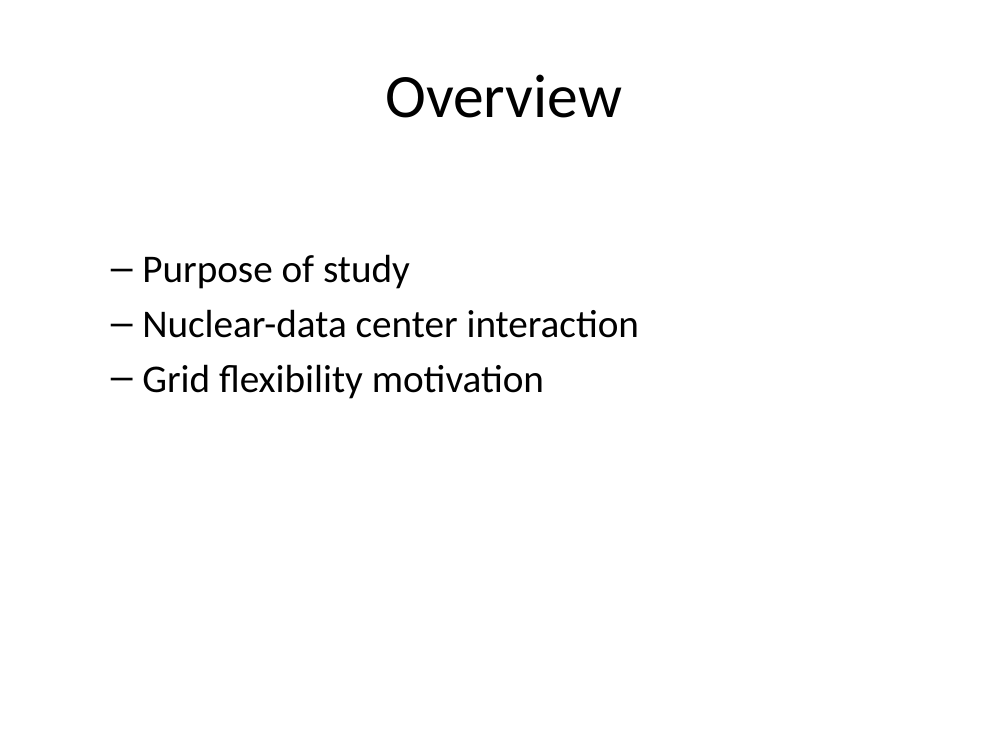
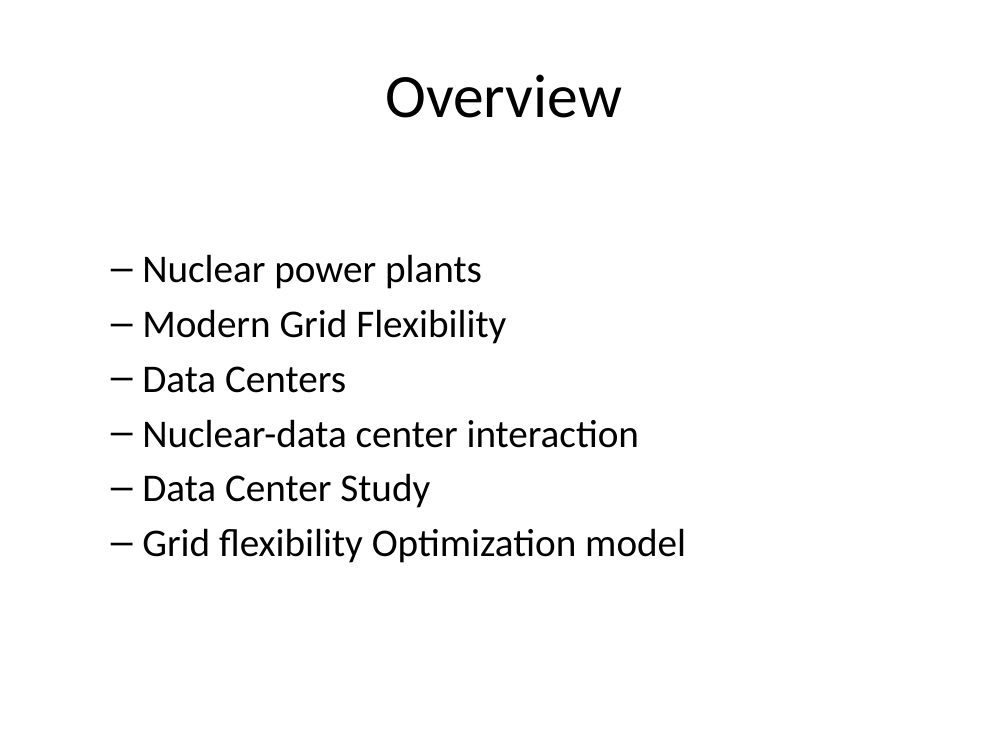
Before and after one commit to RFAedu/EECE6370_Report002, a slide deck: slide 2 of Report002_Presentation.pptx. Drawn at 1008x756 pixels with LibreOffice and Linux fonts; fonts in the diff are those of the drawing; background and template pictures are left out. Boxes give left, top, right and bottom in pixels: in the first picture for what was removed or moved away, otherwise in the second. Text is boxed around its words. In the diff, an @@ line names an element or a change of style, - is before the commit and + after.

```diff
--- a/Report002_Presentation.pptx
+++ b/Report002_Presentation.pptx
@@ text at (142, 254, 506, 393): text changed @@
-  – Purpose of study
+  – Nuclear power plants
+  – Modern Grid Flexibility
+  – Data Centers
@@ text at (142, 473, 686, 563): text changed @@
-  – Grid flexibility motivation
+  – Data Center Study
+  – Grid flexibility Optimization model
```
Also in this commit, not shown: 3 other slides changed, 1 slide added.
